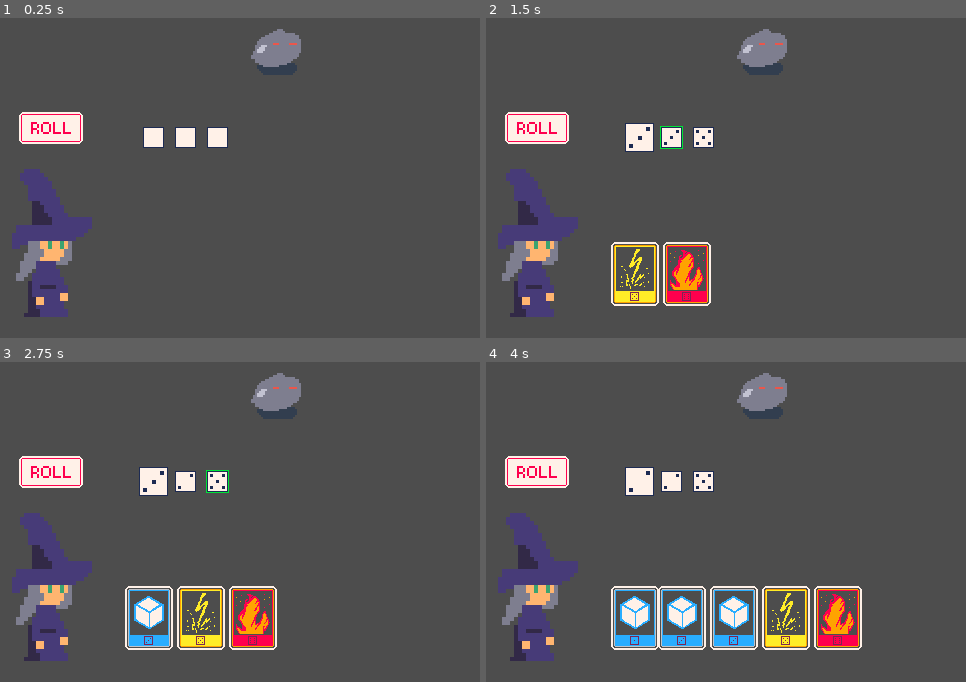
Above: before the commit, frames 1-4 (two rows, left to right).
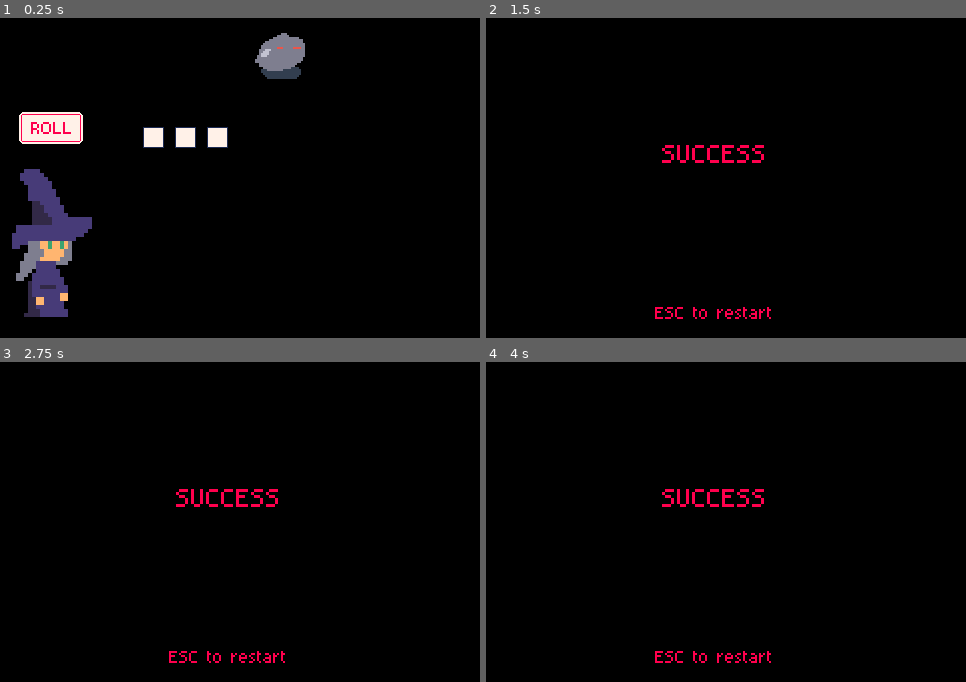
Above: after the commit, the same moments.

Repository: cat-in-the-dark/ludum_59_omsk
Game: Godot game, scene res://scenes/game.tscn
The game is run twice, just before and just after one commit, with the same random seed, the same clock (stepped at 60 frames per second) and the same inputs.
Inputs (mouse positions are in pixels of both pictures, inside the frame that each line leads up to):
- Up to frame 1 (0.25 s): no input
- Up to frame 2 (1.5 s): tap Enter (ui_accept) at 0.5, 0.77 s; move the mouse to (639, 136) at 0.52 s; hold N 0.53-1.28 s; tap R (roll) at 0.6 s; click (639, 136) at 0.67 s; move the mouse to (673, 136) at 1.27 s; tap N at 1.35 s; click (673, 136) at 1.42 s
- Up to frame 3 (2.75 s): tap Enter (ui_accept) at 1.52 s; tap R (roll) at 1.55 s; move the mouse to (216, 480) at 2.02 s; press the mouse at (216, 480) at 2.03 s; tap N at 2.3 s
- Up to frame 4 (4 s): tap Escape (restart, bound only after the commit) at 2.75 s; move the mouse to (740, 618) at 2.77 s; release the mouse at (740, 618) at 2.78 s; tap R (roll) at 2.85 s; click (740, 618) at 2.92 s; tap Enter (ui_accept) at 3.02, 3.77 s; move the mouse to (740, 618) at 3.52 s; hold N from 3.53 s (still down); click (740, 618) at 3.67 s

The runs differ from the first frame. In frame 1, 93% of the frame differs, in the area x 0-100%, y 0-100%; in frame 2, 100%; in frame 3, 100%; in frame 4, 100%.

Commit message:
add loop

Diff:
--- a/project.godot
+++ b/project.godot
@@ -37,6 +37,12 @@
 "events": [Object(InputEventMouseButton,"resource_local_to_scene":false,"resource_name":"","device":-1,"window_id":0,"a …(259 unchanged characters)…
 ]
 }
+restart={
+"deadzone": 0.2,
+"events": [Object(InputEventKey,"resource_local_to_scene":false,"resource_name":"","device":-1,"window_id":0,"alt_pressed":false,"shift_pressed":false,"ctrl_pressed":false,"meta_pressed":false,"pressed":false,"keycode":0,"physical_keycode":4194305,"key_label":0,"unicode":0,"location":0,"echo":false,"script":null)
+, Object(InputEventKey,"resource_local_to_scene":false,"resource_name":"","device":-1,"window_id":0,"alt_pressed":false,"shift_pressed":false,"ctrl_pressed":false,"meta_pressed":false,"pressed":false,"keycode":0,"physical_keycode":4194336,"key_label":0,"unicode":0,"location":0,"echo":false,"script":null)
+]
+}
 
 [physics]
 
@@ -48,3 +54,4 @@
 rendering_device/driver.windows="d3d12"
 renderer/rendering_method="gl_compatibility"
 renderer/rendering_method.mobile="gl_compatibility"
+environment/defaults/default_clear_color=Color(0, 0, 0, 1)
--- a/scenes/card/card.gd
+++ b/scenes/card/card.gd
@@ -6,6 +6,7 @@
 
 @export var variant: CardVariant = CardVariant.FIRE
 @export_range(1, 6) var dice: int = 1
+@export var damage: int = 1
 @export var skin_prefab: PackedScene
 
 var skin: CardSkin
@@ -15,3 +16,8 @@
 	skin.dice = dice
 	skin.variant = variant
 	self.add_child(skin)
+
+func apply_dice(value: int):
+	if value != dice:
+		return
+	# todo tun animation
--- a/scenes/dices.gd
+++ b/scenes/dices.gd
@@ -28,3 +28,10 @@
 		if dice.selected:
 			selected += 1
 	return selected < G.MAX_SELECTED
+
+func get_dice_values() -> Array[int]:
+	var values = []
+	for dice in dices:
+		if dice.value != 0:
+			values.append(dice.value)
+	return values
--- /dev/null
+++ b/scenes/enemies/enemy.gd
@@ -0,0 +1,5 @@
+extends Node2D
+
+class_name Enemy
+
+@export var hp: int = 10
--- a/scenes/enemies/rock_1/rock.tscn
+++ b/scenes/enemies/rock_1/rock.tscn
@@ -1,8 +1,10 @@
 [gd_scene format=3 uid="uid://i4jv8tinjc71"]
 
+[ext_resource type="Script" uid="uid://b03uipo8qxuub" path="res://scenes/enemies/enemy.gd" id="1_c0b2x"]
 [ext_resource type="Texture2D" uid="uid://do13sxkrb0xs8" path="res://resources/rock.png" id="1_h6vna"]
 
 [node name="RockEnemy" type="Node2D" unique_id=263087226]
+script = ExtResource("1_c0b2x")
 
 [node name="Sprite2D" type="Sprite2D" parent="." unique_id=1048489907]
 scale = Vector2(0.5, 0.5)
--- a/scenes/game.tscn
+++ b/scenes/game.tscn
@@ -11,14 +11,12 @@
 
 [node name="Game" type="Node2D" unique_id=246888789]
 script = ExtResource("1_lbhrr")
+enemies = Array[PackedScene]([ExtResource("2_yqjtg")])
 card_prefab = ExtResource("3_lnu2h")
 dice_prefab = ExtResource("4_p57ef")
 
 [node name="Player" parent="." unique_id=2102551300 instance=ExtResource("1_yqjtg")]
 position = Vector2(12, 151)
-
-[node name="RockEnemy" parent="." unique_id=263087226 instance=ExtResource("2_yqjtg")]
-position = Vector2(247, 3)
 
 [node name="Dices" type="Node2D" parent="." unique_id=1615678971]
 position = Vector2(153, 119)
@@ -31,4 +29,7 @@
 [node name="ActionButton" parent="." unique_id=877385344 instance=ExtResource("8_gee14")]
 position = Vector2(19, 94)
 
+[node name="EnemySpawn" type="Node2D" parent="." unique_id=1600921174]
+position = Vector2(251, 7)
+
 [connection signal="Clicked" from="ActionButton" to="." method="_on_action_button_clicked"]
--- /dev/null
+++ b/scenes/lose.tscn
@@ -0,0 +1,18 @@
+[gd_scene format=3 uid="uid://c0kg1mwlm2atv"]
+
+[ext_resource type="Script" uid="uid://d1fhp2pqeq3g5" path="res://scripts/restart.gd" id="1_10rtl"]
+[ext_resource type="Texture2D" uid="uid://d2emr6sgdcy6v" path="res://resources/restart.png" id="1_r6nsb"]
+[ext_resource type="Texture2D" uid="uid://dgggskwst27rp" path="res://resources/lose.png" id="2_r6nsb"]
+
+[node name="Lose" type="Node2D" unique_id=1638611908]
+script = ExtResource("1_10rtl")
+
+[node name="esc to restart" type="Sprite2D" parent="." unique_id=862732039]
+position = Vector2(163, 272)
+texture = ExtResource("1_r6nsb")
+centered = false
+
+[node name="you died" type="Sprite2D" parent="." unique_id=1663629021]
+position = Vector2(176, 127)
+texture = ExtResource("2_r6nsb")
+centered = false
--- /dev/null
+++ b/scenes/win.tscn
@@ -0,0 +1,18 @@
+[gd_scene format=3 uid="uid://dyvikue5w8sq2"]
+
+[ext_resource type="Script" uid="uid://d1fhp2pqeq3g5" path="res://scripts/restart.gd" id="1_iiocm"]
+[ext_resource type="Texture2D" uid="uid://d2emr6sgdcy6v" path="res://resources/restart.png" id="1_r4oei"]
+[ext_resource type="Texture2D" uid="uid://bood8riqvft4e" path="res://resources/success.png" id="2_826fv"]
+
+[node name="Win" type="Node2D" unique_id=686750965]
+script = ExtResource("1_iiocm")
+
+[node name="esc to restart" type="Sprite2D" parent="." unique_id=1868129089]
+position = Vector2(163, 272)
+texture = ExtResource("1_r4oei")
+centered = false
+
+[node name="success" type="Sprite2D" parent="." unique_id=1516548418]
+position = Vector2(176, 127)
+texture = ExtResource("2_826fv")
+centered = false
--- a/scripts/globals.gd
+++ b/scripts/globals.gd
@@ -2,3 +2,4 @@
 
 var MAX_DICES: int = 4
 var MAX_SELECTED: int = 1
+var PLAYER_MAX_HP: int = 10
--- a/scripts/main.gd
+++ b/scripts/main.gd
@@ -2,12 +2,48 @@
 
 class_name Game
 
+class State:
+	var lvl: int
+	var player_hp: int
+	var enemy: Enemy
+
+var state: State
+
+@export var enemies: Array[PackedScene]
 @export var card_prefab: PackedScene
 @export var dice_prefab: PackedScene
 @onready var hand: PlayerHand = $PlayerHand
 @onready var dices: Dices = $Dices
+@onready var enemy_spawn: Node2D = $EnemySpawn
+
+func to_gamewin():
+	# todo fade
+	get_tree().change_scene_to_file("res://scenes/win.tscn")
+
+func to_gameover():
+	# todo fade
+	get_tree().change_scene_to_file("res://scenes/lose.tscn")
+
+func setup_level(lvl: int):
+	if state and state.enemy:
+		self.remove_child(state.enemy)
+
+	if lvl >= len(enemies):
+		print("WIN")
+		call_deferred("to_gamewin")
+		return
+
+	state = State.new()
+	state.lvl = lvl
+	state.player_hp = G.PLAYER_MAX_HP
+	if lvl == 0:
+		var enemy: Enemy = enemies[lvl].instantiate()
+		enemy.global_position = enemy_spawn.global_position
+		self.add_child(enemy)
+
 
 func _ready() -> void:
+	setup_level(0)
 	for i in range(3):
 		add_dice()
 
@@ -36,6 +72,17 @@
 	if Input.is_action_just_pressed("roll"):
 		roll()
 
+	if Input.is_key_pressed(KEY_N):
+		setup_level(state.lvl + 1)
+
+func apply_cards():
+	var values = dices.get_dice_values()
+	for value in values:
+		for card in hand.cards:
+			card.apply_dice(value)
 
 func _on_action_button_clicked(state: ActionButton.State) -> void:
-	print("BUM", state)
+	if state == ActionButton.State.ROLL:
+		roll()
+	if state == ActionButton.State.APPLY:
+		apply_cards()
--- /dev/null
+++ b/scripts/restart.gd
@@ -0,0 +1,5 @@
+extends Node2D
+
+func _process(delta: float) -> void:
+	if Input.is_action_just_pressed("restart"):
+		get_tree().change_scene_to_file("res://scenes/game.tscn")
Binary file added: resources/lose.png
Not shown, added: resources/lose.png.import
Binary file added: resources/restart.png
Not shown, added: resources/restart.png.import
Binary file added: resources/success.png
Not shown, added: resources/success.png.import
Not shown, added: scenes/enemies/enemy.gd.uid
Not shown, added: scripts/restart.gd.uid
